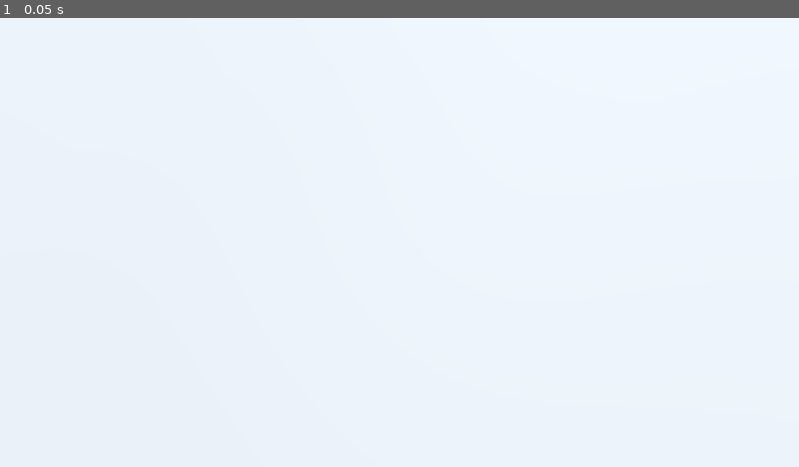
Above: before the commit, frame 1.
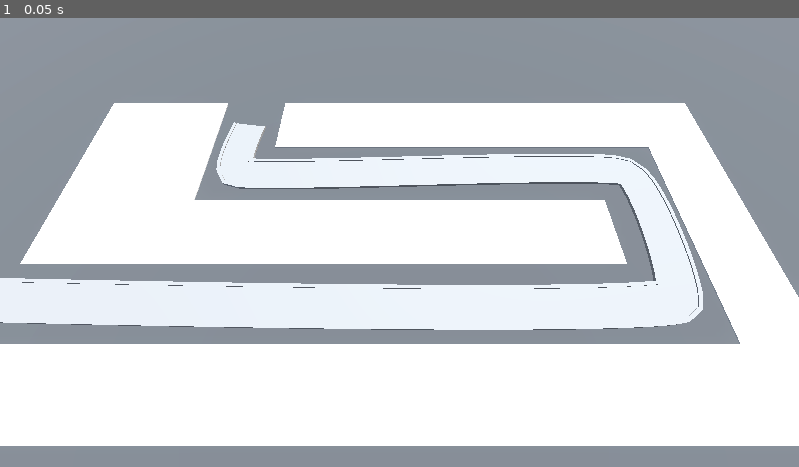
Above: after the commit, the same moment.

Repository: MireiaGonzalez/3d-tower-defence
Game: Godot game, scene res://BaseLevel.tscn
The game is run twice, just before and just after one commit, with the same random seed, the same clock (stepped at 60 frames per second) and the same inputs. The project has no main scene, so this scene is started directly.
Inputs:
- Up to frame 1 (0.05 s): no input

The runs differ from the first frame. In frame 1, 41% of the frame differs, in the area x 0-100%, y 0-100%.

Commit message:
created path3d for the road where the enemies will walk

Diff:
--- a/BaseLevel.tscn
+++ b/BaseLevel.tscn
@@ -1,6 +1,6 @@
-[gd_scene load_steps=5 format=3 uid="uid://bu4do6gatvb0p"]
+[gd_scene load_steps=7 format=3 uid="uid://bu4do6gatvb0p"]
 
-[ext_resource type="MeshLibrary" uid="uid://cslkxmctddnv" path="res://MeshLibrary/SpaceLibrary.tres" id="1_lvb7b"]
+[ext_resource type="MeshLibrary" uid="uid://cslkxmctddnv" path="res://MeshLibraries/SpaceLibrary.tres" id="1_lvb7b"]
 
 [sub_resource type="ProceduralSkyMaterial" id="ProceduralSkyMaterial_dq0bh"]
 sky_horizon_color = Color(0.662243, 0.671743, 0.686743, 1)
@@ -15,6 +15,16 @@
 tonemap_mode = 2
 glow_enabled = true
 
+[sub_resource type="StandardMaterial3D" id="StandardMaterial3D_lvb7b"]
+albedo_color = Color(0.266667, 0.266667, 0.266667, 1)
+
+[sub_resource type="Curve3D" id="Curve3D_lvb7b"]
+_data = {
+"points": PackedVector3Array(0, 0, 0, 0, 0, 0, -22.7167, 0, 5.85491, -0.606127, 0, 0.95083, 0.606127, 0, -0.95083, 13.926, 0, 5.85491, 0.858684, 0, 0.911672, -0.858684, 0, -0.911672, 13.9797, 0, -1.97794, 0.557943, 0, 0.665645, -0.557943, 0, -0.665645, -10.0017, 0, -2.03159, 0, 0, 0, 0, 0, 0, -10.0017, 0, -5.89437),
+"tilts": PackedFloat32Array(0, 0, 0, 0, 0)
+}
+point_count = 5
+
 [node name="BaseLevel" type="Node3D"]
 
 [node name="WorldEnvironment" type="WorldEnvironment" parent="."]
@@ -27,9 +37,60 @@
 [node name="CSGBox3D" type="CSGBox3D" parent="."]
 transform = Transform3D(1, 0, 0, 0, 1, 0, 0, 0, 1, 0, -1, 0)
 size = Vector3(100, 2, 100)
+material = SubResource("StandardMaterial3D_lvb7b")
 
 [node name="Camera3D" type="Camera3D" parent="."]
 transform = Transform3D(1, 0, 0, 0, 0.422618, 0.906308, 0, -0.906308, 0.422618, 0, 14.5, 9.5)
 
 [node name="GridMap" type="GridMap" parent="."]
 mesh_library = ExtResource("1_lvb7b")
+cell_size = Vector3(4, 4, 4)
+cell_center_y = false
+data = {
+"cells": PackedInt32Array(65535, 65534, 0, 65535, 2, 0, 65531, 65535, 0, 4, 65535, 0, 65531, 65534, 0, 65532, 65534, 0, 0, 2, 0, 1, 2, 0, 2, 2, 0, 3, 2, 0, 4, 2, 0, 4, 1, 0, 4, 0, 0, 3, 65534, 0, 4, 65534, 0, 2, 65534, 0, 1, 65534, 0, 0, 65534, 0, 65531, 0, 0, 65531, 2, 0, 65532, 2, 0, 65533, 2, 0, 65534, 2, 0, 65534, 65534, 0, 65532, 65535, 0, 65532, 0, 0, 65533, 0, 0, 65534, 0, 0, 65535, 0, 0, 0, 0, 0, 1, 0, 0, 2, 0, 0)
+}
+
+[node name="Path3D" type="Path3D" parent="."]
+curve = SubResource("Curve3D_lvb7b")
+
+[node name="Road" type="CSGPolygon3D" parent="Path3D"]
+polygon = PackedVector2Array(-1, 0, -1, 0.1, 1, 0.1, 1, 0)
+mode = 2
+path_node = NodePath("..")
+path_interval_type = 0
+path_interval = 0.5
+path_simplify_angle = 0.0
+path_rotation = 2
+path_rotation_accurate = false
+path_local = false
+path_continuous_u = true
+path_u_distance = 1.0
+path_joined = false
+
+[node name="LeftEdge" type="CSGPolygon3D" parent="Path3D"]
+polygon = PackedVector2Array(-1.1, 0, -1.1, 0.15, -0.9, 0.15, -0.9, 0)
+mode = 2
+path_node = NodePath("..")
+path_interval_type = 0
+path_interval = 0.5
+path_simplify_angle = 0.0
+path_rotation = 2
+path_rotation_accurate = false
+path_local = false
+path_continuous_u = true
+path_u_distance = 1.0
+path_joined = false
+
+[node name="LeftEdge2" type="CSGPolygon3D" parent="Path3D"]
+polygon = PackedVector2Array(0.9, 0, 0.9, 0.15, 1.1, 0.15, 1.1, 0)
+mode = 2
+path_node = NodePath("..")
+path_interval_type = 0
+path_interval = 0.5
+path_simplify_angle = 0.0
+path_rotation = 2
+path_rotation_accurate = false
+path_local = false
+path_continuous_u = true
+path_u_distance = 1.0
+path_joined = false
Not shown: 4 places in MeshLibraries/SpaceLibrary.tres that only renumber resources
Renamed: MeshLibrary/SpaceLibrary.tscn -> MeshLibraries/SpaceLibrary.tscn
